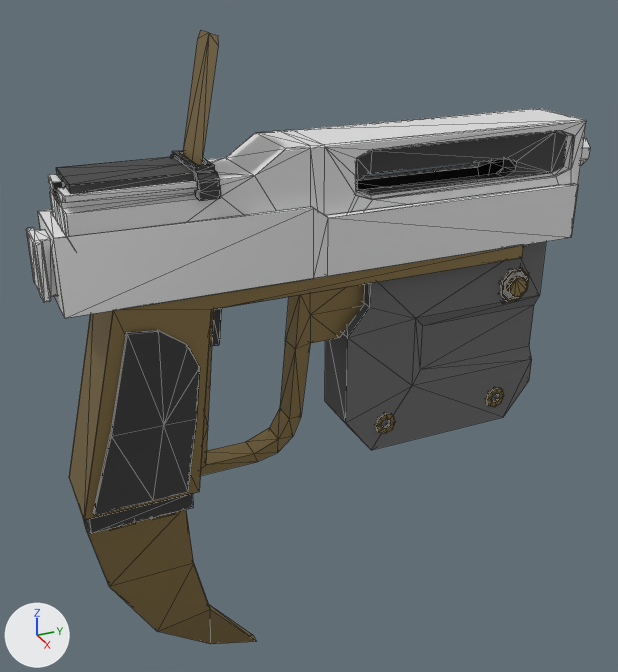
The FBX model data/Models/Weapons/Pistol/pist.fbx, before and after one commit.
Both versions are drawn from a 50 mm lens placed at (0.221, -0.105, 0.095), pointed at (-0.008, -0.002, -0.019). The axes (+X, +Y, +Z) are drawn at lower left. The lights are the same throughout. Mesh edges are drawn as thin lines. Where no turn or scale is listed for an object, it has been applied to the vertices. Vertices at the same position are counted once.

In view in the first picture: 'сборка'.
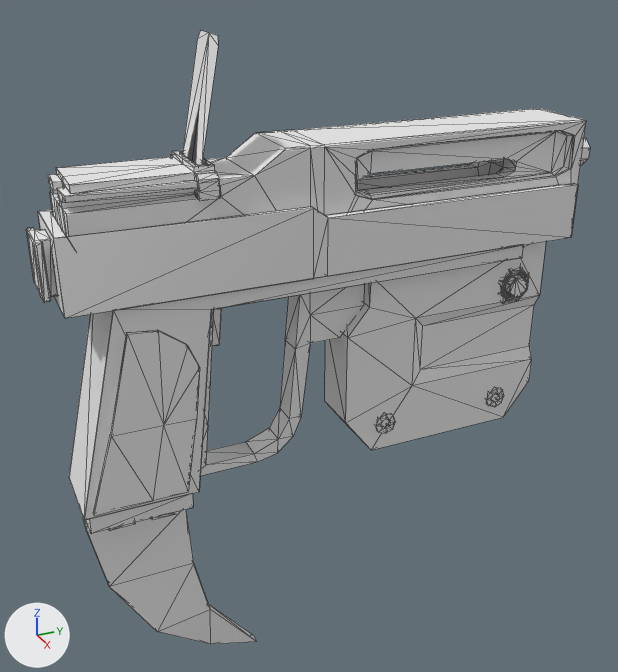
The newer file is also rescaled (x1.247), turned or shifted as a whole; pictures and numbers use the older file's frame.

Pixel boxes (x1, y1, x2, y2) of what changed, in the pictures (618 x 672 px; the box of a moved part takes in the faces that stretch with it):
'сборка', recoloured, surface changed: (49, 31, 575, 644) in both
part 1 of me_сборка, moved or reshaped: (183, 31, 218, 165) in both

The edits, one by one:
Material 'Material.010' (mat_material_010) changes colour from black #383838 to white #e7e7e7; in linear values from (0.0402, 0.0402, 0.0402) to (0.8, 0.8, 0.8).
In material 'Material.002' (mat_material_002), metallic goes from 0.906 to 0.0.
Material 'Material.002' (mat_material_002) changes colour from brown #a58f60 to white #e7e7e7; in linear values from (0.377, 0.274, 0.117) to (0.8, 0.8, 0.8).
Material 'Material.005' (mat_material_005) changes colour from black #3e3e3e to white #e7e7e7; in linear values from (0.0486, 0.0486, 0.0486) to (0.8, 0.8, 0.8).
Material 'Material.003' (mat_material_003) changes colour from dark grey #6d6d6d to white #e7e7e7; in linear values from (0.152, 0.152, 0.152) to (0.8, 0.8, 0.8).
Material 'Material.011' (mat_material_011) changes colour from black #000000 to white #e7e7e7; in linear values from (0.0, 0.0, 0.0) to (0.8, 0.8, 0.8).
me_сборка has 1061 vertices, 1996 faces and spans x -0.015..0.013, y -0.083..0.093, z -0.13..0.075.
me_сборка is used by ob_сборка; location (0.0, 0.0, 0.0).
Verts and faces of me_сборка; kept vertices keep their numbers, new ones are numbered from 1061.
Before the commit, vertices of me_сборка: 811 (-0.001, -0.033, 0.075) at pixel (208, 32), 812 (-0.001, -0.04, 0.041), 813 (-0.008, -0.033, 0.075) at pixel (200, 30), 814 (-0.009, -0.034, 0.073) at pixel (197, 39), 816 (-0.009, -0.039, 0.043) at pixel (182, 151).
Before the commit, vertices of me_сборка: 817 (0.006, -0.033, 0.075) at pixel (217, 35), 818 (0.008, -0.034, 0.073) at pixel (218, 45), 820 (0.008, -0.039, 0.043) at pixel (201, 164).
Part 1, on me_сборка:
Faces deleted: (811, 813, 814), (811, 812, 820), (811, 814, 816), (811, 816, 812), (811, 820, 818), (811, 818, 817).
New faces: (811, 814, 813), (811, 820, 812), (811, 816, 814), (811, 812, 816), (811, 818, 820), (811, 817, 818) (mat_material_002 (white #e7e7e7)).
